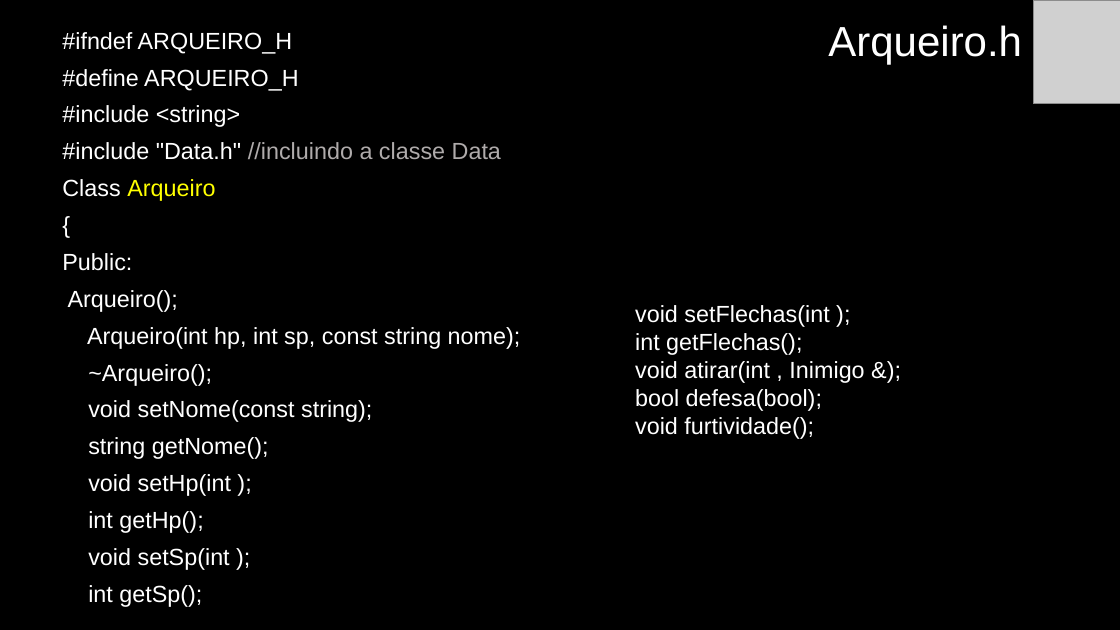
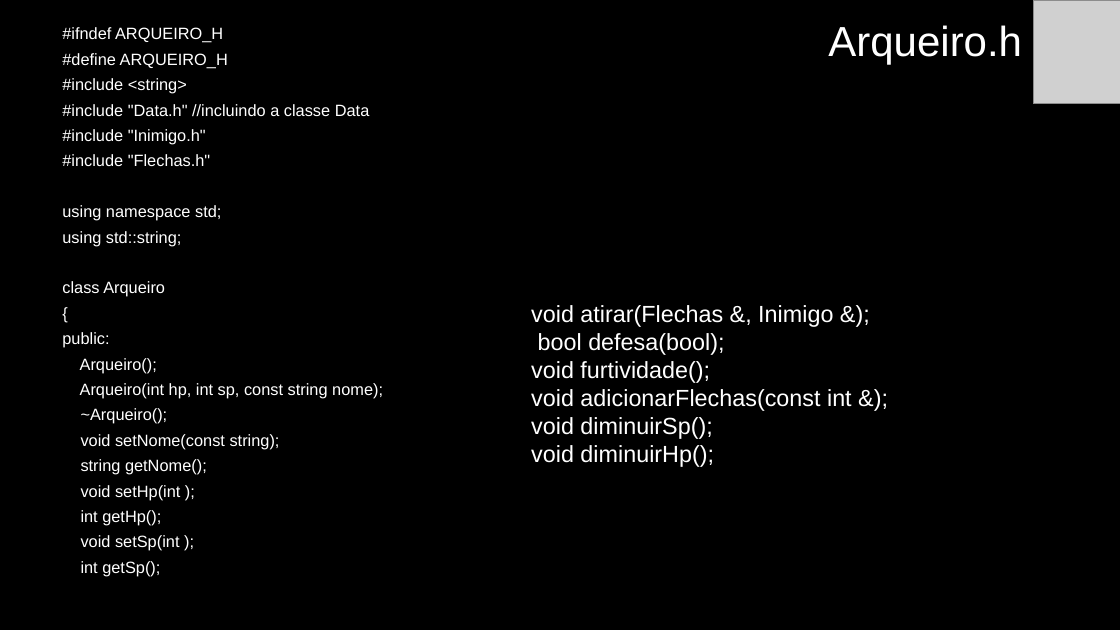
Before and after one commit to anaisabelamr/Arqueiro, a slide deck: slide 4 of Arqueiro/Arqueiro.pptx. Drawn at 1120x630 pixels with LibreOffice and Linux fonts; fonts in the diff are those of the drawing; grey boxes stand for pictures. Boxes give left, top, right and bottom in pixels: in the first picture for what was removed or moved away, otherwise in the second. Text is boxed around its words. In the diff, an @@ line names an element or a change of style, - is before the commit and + after.

Commit message:
Finalizada a classe Flecha

```diff
--- a/Arqueiro/Arqueiro.pptx
+++ b/Arqueiro/Arqueiro.pptx
@@ text at (x1=62, y1=27, x2=383, y2=577): size 20 to 14 pt in "#ifndef ARQUEIRO_H", "#define ARQUEIRO_H", "#include <string>", "#include "Data.h" //incluindo a classe Data" and 10 more places; text colour #AFABAB to #FFFFFF in "//incluindo a classe Data"; line spacing 0.9 to 0.7 @@
@@ text at (x1=62, y1=129, x2=221, y2=297): text changed; size 20 to 14 pt; text colour #FFFF00 to #FFFFFF @@
-Class Arqueiro
+#include "Inimigo.h"
+#include "Flechas.h"
+using namespace std;
+using std::string;
+class Arqueiro
@@ text "void atirar(Flechas &, Inimigo &);" moved from (x1=635, y1=305, x2=864, y2=439) to (x1=531, y1=305, x2=852, y2=467) @@
@@ text at (x1=531, y1=305, x2=833, y2=327): text changed @@
-void setFlechas(int );
-int getFlechas();
-void atirar(int , Inimigo &);
+void atirar(Flechas &, Inimigo &);
@@ text at (x1=62, y1=332, x2=109, y2=348): text changed; size 20 to 14 pt @@
-Public:
+public:
@@ text at (x1=531, y1=389, x2=852, y2=467): paragraphs added @@
+void adicionarFlechas(const int &);
+void diminuirSp();
+void diminuirHp();
```
Also in this commit, not shown: 14 other slides changed, 8 slides added, 3 slides removed, 28 other files.
